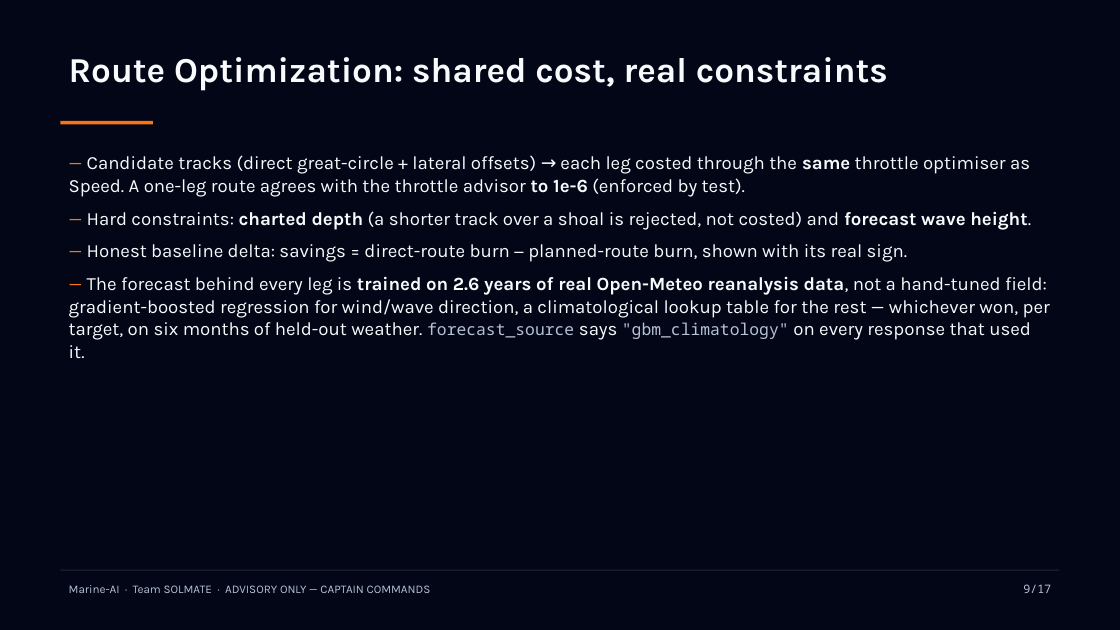
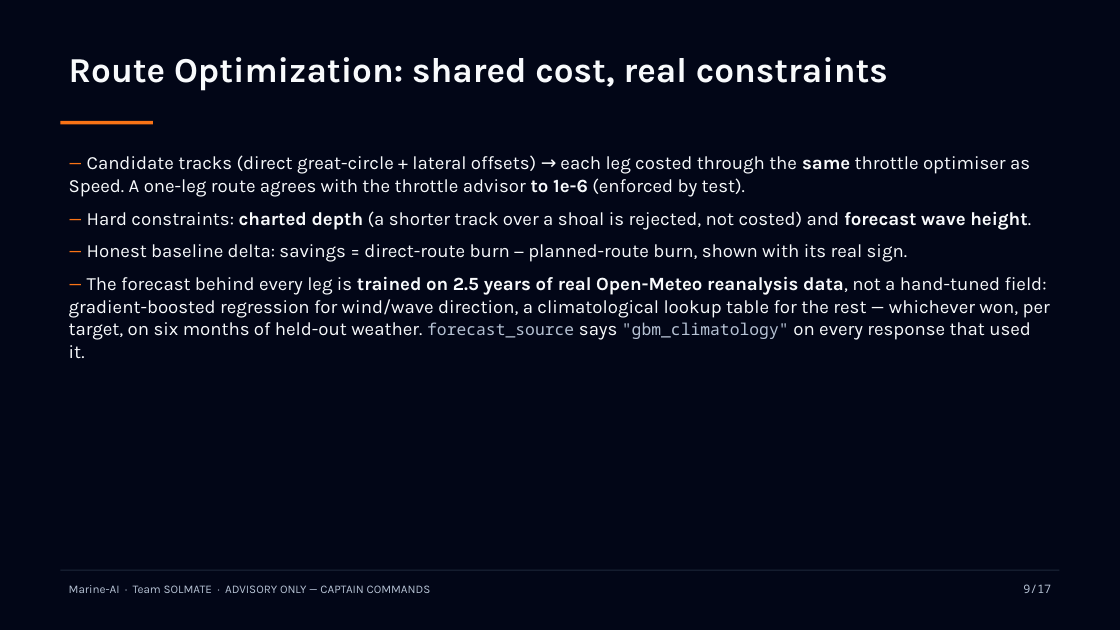
Before and after one commit to JustineSalinas/AIHackathon2026_SOLMATE_MARINE-AI, a slide deck: slide 10 of docs/Marine-AI-Pitch-Deck.pptx. Drawn at 1120x630 pixels with LibreOffice and Linux fonts; fonts in the diff are those of the drawing. Boxes give left, top, right and bottom in pixels: in the first picture for what was removed or moved away, otherwise in the second. Text is boxed around its words. In the diff, an @@ line names an element or a change of style, - is before the commit and + after.

```diff
--- a/docs/Marine-AI-Pitch-Deck.pptx
+++ b/docs/Marine-AI-Pitch-Deck.pptx
@@ text at [69, 276, 1050, 359]: text changed @@
-— The forecast behind every leg is trained on 2.6 years of real Open-Meteo reanalysis data, not a hand-tuned field: gradient-boosted regression for wind/wave direction, a climatological lookup table for the rest — whichever won, per target, on six months of held-out weather. forecast_source says "gbm_climatology" on every response that used it.
+— The forecast behind every leg is trained on 2.5 years of real Open-Meteo reanalysis data, not a hand-tuned field: gradient-boosted regression for wind/wave direction, a climatological lookup table for the rest — whichever won, per target, on six months of held-out weather. forecast_source says "gbm_climatology" on every response that used it.
```
Also in this commit, not shown: 1 other slide changed, 6 other files.
